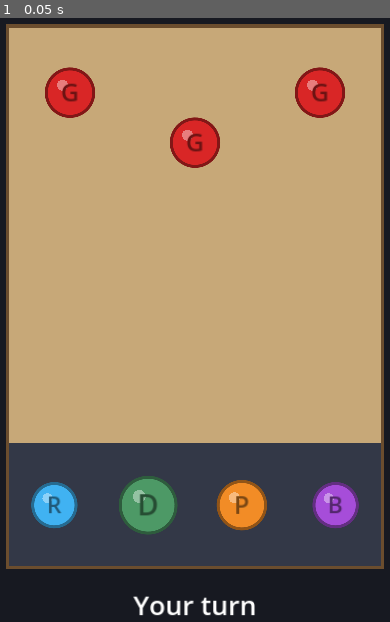
Above: before the commit, frame 1.
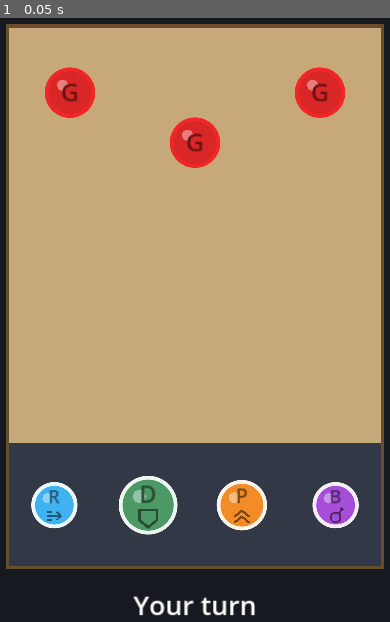
Above: after the commit, the same moment.

Repository: codercroft/Flick-Figures
Game: Godot game, scene res://scenes/main.tscn
The game is run twice, just before and just after one commit, with the same random seed, the same clock (stepped at 60 frames per second) and the same inputs.
Inputs:
- Up to frame 1 (0.05 s): no input

The runs differ from the first frame. In frame 1, 2.2% of the frame differs, in the area x 7-93%, y 8-86%.

Commit message:
Add six new figures with abilities, figure registry, labels and icons
Co-Authored-By: Claude Sonnet 5.5 <noreply@anthropic.com>
Claude-Session: https://claude.ai/code/session_01CJYKLDzyQUZGsZgothDQCe

Diff:
--- /dev/null
+++ b/resources/figure_registry.tres
@@ -0,0 +1,20 @@
+[gd_resource type="Resource" script_class="FigureRegistry" load_steps=14 format=3]
+
+[ext_resource type="Script" path="res://scripts/figure_registry.gd" id="1"]
+[ext_resource type="Script" path="res://scripts/figure_data.gd" id="2"]
+[ext_resource type="Resource" path="res://resources/figures/grunt.tres" id="3"]
+[ext_resource type="Resource" path="res://resources/figures/crazy_man.tres" id="4"]
+[ext_resource type="Resource" path="res://resources/figures/bumper.tres" id="5"]
+[ext_resource type="Resource" path="res://resources/figures/firecracker.tres" id="6"]
+[ext_resource type="Resource" path="res://resources/figures/roller.tres" id="7"]
+[ext_resource type="Resource" path="res://resources/figures/duwall.tres" id="8"]
+[ext_resource type="Resource" path="res://resources/figures/powerhouse.tres" id="9"]
+[ext_resource type="Resource" path="res://resources/figures/bombo.tres" id="10"]
+[ext_resource type="Resource" path="res://resources/figures/mr_potential.tres" id="11"]
+[ext_resource type="Resource" path="res://resources/figures/sneaky_bomber.tres" id="12"]
+[ext_resource type="Resource" path="res://resources/figures/magnet.tres" id="13"]
+
+[resource]
+script = ExtResource("1")
+grunts = Array[ExtResource("2")]([ExtResource("3"), ExtResource("4"), ExtResource("5"), ExtResource("6")])
+draftable = Array[ExtResource("2")]([ExtResource("7"), ExtResource("8"), ExtResource("9"), ExtResource("10"), ExtResource("4"), ExtResource("11"), ExtResource("12"), ExtResource("13"), ExtResource("5"), ExtResource("6")])
--- a/resources/figures/bombo.tres
+++ b/resources/figures/bombo.tres
@@ -11,6 +11,7 @@
 [resource]
 script = ExtResource("1")
 display_name = "Bombo"
+icon = 4
 color = Color(0.65, 0.3, 0.85, 1)
 radius = 55.0
 mass = 1.0
--- /dev/null
+++ b/resources/figures/bumper.tres
@@ -0,0 +1,18 @@
+[gd_resource type="Resource" script_class="FigureData" load_steps=4 format=3]
+
+[ext_resource type="Script" path="res://scripts/figure_data.gd" id="1"]
+[ext_resource type="Script" path="res://scripts/abilities/bumper_ability.gd" id="2"]
+
+[sub_resource type="Resource" id="Resource_1"]
+script = ExtResource("2")
+
+[resource]
+script = ExtResource("1")
+display_name = "Bumper"
+label = "BP"
+icon = 9
+color = Color(0.65, 0.4, 0.2, 1)
+radius = 70.0
+mass = 1.6
+bounce = 1.0
+ability = SubResource("Resource_1")
--- /dev/null
+++ b/resources/figures/crazy_man.tres
@@ -0,0 +1,18 @@
+[gd_resource type="Resource" script_class="FigureData" load_steps=4 format=3]
+
+[ext_resource type="Script" path="res://scripts/figure_data.gd" id="1"]
+[ext_resource type="Script" path="res://scripts/abilities/crazy_man_ability.gd" id="2"]
+
+[sub_resource type="Resource" id="Resource_1"]
+script = ExtResource("2")
+
+[resource]
+script = ExtResource("1")
+display_name = "Crazy Man"
+label = "CM"
+icon = 5
+color = Color(1.0, 0.4, 0.7, 1)
+radius = 55.0
+mass = 1.0
+bounce = 1.0
+ability = SubResource("Resource_1")
--- a/resources/figures/duwall.tres
+++ b/resources/figures/duwall.tres
@@ -5,6 +5,7 @@
 [resource]
 script = ExtResource("1")
 display_name = "Duwall"
+icon = 2
 color = Color(0.3, 0.6, 0.4, 1)
 radius = 70.0
 mass = 2.5
--- /dev/null
+++ b/resources/figures/firecracker.tres
@@ -0,0 +1,18 @@
+[gd_resource type="Resource" script_class="FigureData" load_steps=4 format=3]
+
+[ext_resource type="Script" path="res://scripts/figure_data.gd" id="1"]
+[ext_resource type="Script" path="res://scripts/abilities/firecracker_ability.gd" id="2"]
+
+[sub_resource type="Resource" id="Resource_1"]
+script = ExtResource("2")
+
+[resource]
+script = ExtResource("1")
+display_name = "Firecracker"
+label = "FC"
+icon = 10
+color = Color(0.7, 0.9, 0.2, 1)
+radius = 50.0
+mass = 0.8
+bounce = 0.7
+ability = SubResource("Resource_1")
--- /dev/null
+++ b/resources/figures/magnet.tres
@@ -0,0 +1,18 @@
+[gd_resource type="Resource" script_class="FigureData" load_steps=4 format=3]
+
+[ext_resource type="Script" path="res://scripts/figure_data.gd" id="1"]
+[ext_resource type="Script" path="res://scripts/abilities/magnet_ability.gd" id="2"]
+
+[sub_resource type="Resource" id="Resource_1"]
+script = ExtResource("2")
+
+[resource]
+script = ExtResource("1")
+display_name = "Magnet"
+label = "MG"
+icon = 8
+color = Color(0.1, 0.7, 0.65, 1)
+radius = 60.0
+mass = 1.2
+bounce = 0.7
+ability = SubResource("Resource_1")
--- /dev/null
+++ b/resources/figures/mr_potential.tres
@@ -0,0 +1,18 @@
+[gd_resource type="Resource" script_class="FigureData" load_steps=4 format=3]
+
+[ext_resource type="Script" path="res://scripts/figure_data.gd" id="1"]
+[ext_resource type="Script" path="res://scripts/abilities/mr_potential_ability.gd" id="2"]
+
+[sub_resource type="Resource" id="Resource_1"]
+script = ExtResource("2")
+
+[resource]
+script = ExtResource("1")
+display_name = "Mr Potential"
+label = "MP"
+icon = 6
+color = Color(0.95, 0.85, 0.25, 1)
+radius = 60.0
+mass = 1.0
+bounce = 0.7
+ability = SubResource("Resource_1")
--- a/resources/figures/powerhouse.tres
+++ b/resources/figures/powerhouse.tres
@@ -5,6 +5,7 @@
 [resource]
 script = ExtResource("1")
 display_name = "Powerhouse"
+icon = 3
 color = Color(0.95, 0.55, 0.15, 1)
 radius = 60.0
 mass = 1.0
--- a/resources/figures/roller.tres
+++ b/resources/figures/roller.tres
@@ -5,6 +5,7 @@
 [resource]
 script = ExtResource("1")
 display_name = "Roller"
+icon = 1
 color = Color(0.25, 0.7, 0.95, 1)
 radius = 55.0
 mass = 0.8
--- /dev/null
+++ b/resources/figures/sneaky_bomber.tres
@@ -0,0 +1,18 @@
+[gd_resource type="Resource" script_class="FigureData" load_steps=4 format=3]
+
+[ext_resource type="Script" path="res://scripts/figure_data.gd" id="1"]
+[ext_resource type="Script" path="res://scripts/abilities/sneaky_bomber_ability.gd" id="2"]
+
+[sub_resource type="Resource" id="Resource_1"]
+script = ExtResource("2")
+
+[resource]
+script = ExtResource("1")
+display_name = "Sneaky Bomber"
+label = "SB"
+icon = 7
+color = Color(0.2, 0.25, 0.6, 1)
+radius = 55.0
+mass = 0.9
+bounce = 0.7
+ability = SubResource("Resource_1")
--- /dev/null
+++ b/scripts/abilities/bumper_ability.gd
@@ -0,0 +1,17 @@
+class_name BumperAbility
+extends FigureAbility
+## Anything that bounces off it gets extra knockback, away from the bumper.
+
+## Extra push as a fraction of the other figure's speed after the bounce.
+@export var bump_ratio := 0.8
+## Ignore bounces slower than this (px/s).
+@export var min_bump_speed := 100.0
+@export var max_bump_speed := 1800.0
+
+
+func on_hit(figure: Figure, other: Figure) -> void:
+	var speed := other.linear_velocity.length()
+	if speed < min_bump_speed:
+		return
+	var away := (other.global_position - figure.global_position).normalized()
+	other.take_knockback(away * minf(speed * bump_ratio, max_bump_speed) * other.mass, figure)
--- /dev/null
+++ b/scripts/abilities/crazy_man_ability.gd
@@ -0,0 +1,12 @@
+class_name CrazyManAbility
+extends FigureAbility
+## Bounces off anything faster than it arrived. (Godot adds two bounce values together and
+## caps them at 1, so a high bounce alone only gets you a perfect bounce, not more.)
+
+## Speed multiplier applied after each bump (1.3 = leaves 30% faster than a perfect bounce).
+@export var bounce_boost := 1.3
+@export var max_speed := 3000.0
+
+
+func on_hit(figure: Figure, _other: Figure) -> void:
+	figure.linear_velocity = (figure.linear_velocity * bounce_boost).limit_length(max_speed)
--- a/scripts/abilities/figure_ability.gd
+++ b/scripts/abilities/figure_ability.gd
@@ -1,7 +1,7 @@
 class_name FigureAbility
 extends Resource
 ## Base class for figure abilities. Make a new ability by extending this script and
-## overriding any of the hooks below. Every figure gets its own copy of its ability,
+## overriding any of the hooks below. There are event hooks (on_*) and one modifier hook. Every figure gets its own copy of its ability,
 ## so it is safe to keep per-figure state in variables.
 
 
@@ -23,3 +23,14 @@
 ## This figure was pushed by an explosion set off by `source`.
 func on_exploded(_figure: Figure, _source: Figure) -> void:
 	pass
+
+
+## Called every physics frame (for abilities that act continuously, like a magnet).
+func on_physics_process(_figure: Figure, _delta: float) -> void:
+	pass
+
+
+## Modifier, not an event: how much knockback `figure` takes from `source` (a figure that hit
+## it or exploded next to it; null if unknown). 1.0 = normal, 2.0 = double.
+func get_knockback_multiplier(_figure: Figure, _source: Figure) -> float:
+	return 1.0
--- /dev/null
+++ b/scripts/abilities/firecracker_ability.gd
@@ -0,0 +1,18 @@
+class_name FirecrackerAbility
+extends FigureAbility
+## Explodes when hit by an explosion, which can set off other firecrackers (chain reactions).
+
+@export var explosion_radius := 260.0
+@export var explosion_force := 1500.0
+## After exploding it ignores explosions for this long (ms), so a chain can't loop forever.
+@export var rearm_ms := 1500
+
+var _last_exploded_ms := -100000
+
+
+func on_exploded(figure: Figure, _source: Figure) -> void:
+	var now := Time.get_ticks_msec()
+	if now - _last_exploded_ms < rearm_ms:
+		return
+	_last_exploded_ms = now
+	figure.explode(explosion_radius, explosion_force)
--- /dev/null
+++ b/scripts/abilities/magnet_ability.gd
@@ -0,0 +1,23 @@
+class_name MagnetAbility
+extends FigureAbility
+## While on the board, gently pulls moving figures toward it (friends and enemies alike).
+
+@export var pull_radius := 450.0
+## Pull (px/s per second) right next to the magnet; fades to zero at pull_radius.
+@export var pull_acceleration := 600.0
+
+
+func on_physics_process(figure: Figure, _delta: float) -> void:
+	if figure.on_deck:
+		return
+	for node in figure.get_tree().get_nodes_in_group("figures"):
+		var other := node as Figure
+		if other == figure or other.knocked_off or other.is_resting():
+			continue
+		var offset := figure.global_position - other.global_position
+		var distance := offset.length()
+		if distance >= pull_radius or distance <= figure.radius + other.radius:
+			continue  # too far, or already touching
+		# Force = mass * acceleration, so heavy figures are pulled as hard as light ones.
+		var pull := pull_acceleration * (1.0 - distance / pull_radius)
+		other.apply_central_force(offset.normalized() * pull * other.mass)
--- /dev/null
+++ b/scripts/abilities/mr_potential_ability.gd
@@ -0,0 +1,12 @@
+class_name MrPotentialAbility
+extends FigureAbility
+## While on the board, takes extra knockback from figures on his own team,
+## so you can bonk him into the other side.
+
+@export var team_knockback_multiplier := 2.0
+
+
+func get_knockback_multiplier(figure: Figure, source: Figure) -> float:
+	if source != null and not figure.on_deck and source.team == figure.team:
+		return team_knockback_multiplier
+	return 1.0
--- /dev/null
+++ b/scripts/abilities/sneaky_bomber_ability.gd
@@ -0,0 +1,25 @@
+class_name SneakyBomberAbility
+extends FigureAbility
+## If its flick ends without touching any figure, it explodes where it stops,
+## pushing away EVERY figure in range, allies included.
+
+@export var explosion_radius := 360.0
+@export var explosion_force := 2200.0
+
+var _flicking := false
+var _hit_something := false
+
+
+func on_flicked(_figure: Figure, _impulse: Vector2) -> void:
+	_flicking = true
+	_hit_something = false
+
+
+func on_hit(_figure: Figure, _other: Figure) -> void:
+	_hit_something = true
+
+
+func on_stopped(figure: Figure) -> void:
+	if _flicking and not _hit_something:
+		figure.explode(explosion_radius, explosion_force)
+	_flicking = false
--- a/scripts/figure.gd
+++ b/scripts/figure.gd
@@ -15,6 +15,8 @@
 const LAYER_FLICKED := 1 << 1  # layer 2: player figures out on the board
 const LAYER_ENEMY := 1 << 2  # layer 3: enemy figures
 const GREYED_OUT := Color(0.5, 0.5, 0.5)
+const PLAYER_RING := Color(1.0, 1.0, 1.0, 0.9)
+const ENEMY_RING := Color(0.95, 0.15, 0.15)
 ## Velocity changes smaller than this (px/s) are just damping, not a hit.
 const KNOCKBACK_MIN_CHANGE := 60.0
 const BLAST_RING_TIME := 0.35
@@ -117,12 +119,23 @@
 	var stretch := maxf(1.0 + _squash_amount, 0.2)
 	draw_set_transform(Vector2.ZERO, _squash_angle, Vector2(stretch, 1.0 / stretch) * (1.0 + _pop))
 	draw_circle(Vector2.ZERO, radius, fill)
-	draw_arc(Vector2.ZERO, radius - 3.0, 0.0, TAU, 48, fill.darkened(0.4), 6.0, true)
+	# The ring shows which side the figure is on (any figure can be on either side).
+	draw_arc(Vector2.ZERO, radius - 4.0, 0.0, TAU, 48, ENEMY_RING if team == Team.ENEMY else PLAYER_RING, 8.0, true)
 	draw_set_transform(Vector2.ZERO, 0.0, Vector2.ONE * (1.0 + _pop))
 	draw_circle(Vector2(-radius, -radius) * 0.3, radius * 0.22, fill.lightened(0.4))
-	# First letter of the name, so you can tell figures apart.
-	draw_string(ThemeDB.fallback_font, Vector2(-radius, radius * 0.35), data.display_name.left(1),
-			HORIZONTAL_ALIGNMENT_CENTER, radius * 2.0, int(radius), fill.darkened(0.5))
+	# A short label so you can tell figures apart (the first letter of the name by default).
+	var label := data.label if data.label != "" else data.display_name.left(1)
+	var font_size := int(radius * (1.0 if label.length() <= 1 else 0.75))
+	var ink := fill.darkened(0.5)
+	if data.icon == FigureIcons.Icon.NONE:
+		draw_string(ThemeDB.fallback_font, Vector2(-radius, font_size * 0.35), label,
+				HORIZONTAL_ALIGNMENT_CENTER, radius * 2.0, font_size, ink)
+	else:
+		# Label above, little icon below.
+		font_size = int(font_size * 0.8)
+		draw_string(ThemeDB.fallback_font, Vector2(-radius, -radius * 0.08), label,
+				HORIZONTAL_ALIGNMENT_CENTER, radius * 2.0, font_size, ink)
+		FigureIcons.draw(self, data.icon, Vector2(0.0, radius * 0.46), radius * 0.3, ink)
 	draw_set_transform(Vector2.ZERO, 0.0, Vector2.ONE)
 	if _blast_progress < 1.0:
 		var ring_radius := lerpf(radius, _blast_radius, _blast_progress)
@@ -135,10 +148,12 @@
 	# Knockback multiplier: scale how much a collision changed our velocity.
 	if _skip_knockback_frames > 0:
 		_skip_knockback_frames -= 1
-	elif data.knockback_taken_multiplier != 1.0 and state.get_contact_count() > 0:
+	elif state.get_contact_count() > 0:
+		var multiplier := data.knockback_taken_multiplier \
+				* ability.get_knockback_multiplier(self, _hardest_hitter(state))
 		var change := velocity - _last_velocity
-		if change.length() > KNOCKBACK_MIN_CHANGE:
-			velocity = _last_velocity + change * data.knockback_taken_multiplier
+		if not is_equal_approx(multiplier, 1.0) and change.length() > KNOCKBACK_MIN_CHANGE:
+			velocity = _last_velocity + change * multiplier
 
 	# Damping alone never quite reaches zero, so stop crawling figures.
 	if velocity.length() < stop_speed:
@@ -152,6 +167,26 @@
 	state.linear_velocity = velocity
 	_prev_velocity = _last_velocity
 	_last_velocity = velocity
+
+
+## The touching figure we are moving fastest relative to: the one that hit us.
+func _hardest_hitter(state: PhysicsDirectBodyState2D) -> Figure:
+	var best: Figure = null
+	var best_speed := -1.0
+	for i in state.get_contact_count():
+		var other := state.get_contact_collider_object(i) as Figure
+		if other == null:
+			continue
+		var speed := (other.linear_velocity - state.linear_velocity).length()
+		if speed > best_speed:
+			best = other
+			best_speed = speed
+	return best
+
+
+func _physics_process(delta: float) -> void:
+	if not knocked_off:
+		ability.on_physics_process(self, delta)
 
 
 func _on_body_entered(body: Node) -> void:
@@ -180,10 +215,11 @@
 	flicked.emit(self, impulse)
 
 
-## Pushed by a hit-like effect (an explosion). Respects knockback_taken_multiplier.
-func take_knockback(impulse: Vector2) -> void:
+## Pushed by a hit-like effect (an explosion or bump). `source` is the figure that caused it.
+## Respects knockback_taken_multiplier and the ability's get_knockback_multiplier.
+func take_knockback(impulse: Vector2, source: Figure = null) -> void:
 	_skip_knockback_frames = 2
-	apply_central_impulse(impulse * data.knockback_taken_multiplier)
+	apply_central_impulse(impulse * data.knockback_taken_multiplier * ability.get_knockback_multiplier(self, source))
 
 
 ## Pushes every other figure within blast_radius away. The push is `force` at the
@@ -199,7 +235,7 @@
 		var distance := offset.length()
 		if distance >= blast_radius:
 			continue
-		other.take_knockback(offset.normalized() * force * (1.0 - distance / blast_radius))
+		other.take_knockback(offset.normalized() * force * (1.0 - distance / blast_radius), self)
 		other.ability.on_exploded.call_deferred(other, self)
 
 
--- a/scripts/figure_data.gd
+++ b/scripts/figure_data.gd
@@ -4,6 +4,10 @@
 ## duplicating a .tres in resources/figures/ and changing the values in the Inspector.
 
 @export var display_name := "Figure"
+## Short text drawn on the figure (e.g. "CM"). Empty = first letter of the name.
+@export var label := ""
+## Small picture drawn under the label that hints at what the figure does.
+@export var icon := FigureIcons.Icon.NONE
 @export var color := Color.WHITE
 @export var radius := 60.0
 @export var mass := 1.0
--- /dev/null
+++ b/scripts/figure_icons.gd
@@ -0,0 +1,60 @@
+class_name FigureIcons
+extends RefCounted
+## Tiny line icons drawn on figures to hint at what they do. Pure drawing code: add a new
+## entry to the enum and a new case in draw() to make another icon.
+
+enum Icon { NONE, ARROW, SHIELD, POWER, BOMB, SPRING, BONK, BURST, MAGNET, BUMPER, FIRECRACKER }
+
+
+## Draws `icon` centered at `center`, roughly `size` px from the middle to the edge.
+## Call from inside a CanvasItem's _draw().
+static func draw(canvas: CanvasItem, icon: Icon, center: Vector2, size: float, color: Color) -> void:
+	var w := maxf(size * 0.28, 2.5)  # line width
+	var s := size
+	match icon:
+		Icon.ARROW:  # moves far: speed lines and an arrowhead
+			canvas.draw_line(center + Vector2(-s, 0), center + Vector2(s, 0), color, w)
+			canvas.draw_line(center + Vector2(s * 0.3, -s * 0.6), center + Vector2(s, 0), color, w)
+			canvas.draw_line(center + Vector2(s * 0.3, s * 0.6), center + Vector2(s, 0), color, w)
+			canvas.draw_line(center + Vector2(-s, -s * 0.6), center + Vector2(-s * 0.3, -s * 0.6), color, w)
+			canvas.draw_line(center + Vector2(-s, s * 0.6), center + Vector2(-s * 0.3, s * 0.6), color, w)
+		Icon.SHIELD:  # heavy, takes less knockback
+			var points := PackedVector2Array([
+				center + Vector2(-s, -s), center + Vector2(s, -s), center + Vector2(s, s * 0.2),
+				center + Vector2(0, s), center + Vector2(-s, s * 0.2), center + Vector2(-s, -s)])
+			canvas.draw_polyline(points, color, w)
+		Icon.POWER:  # strong flick: two stacked chevrons
+			for y in [-s * 0.5, s * 0.3]:
+				canvas.draw_polyline(PackedVector2Array([
+					center + Vector2(-s, y + s * 0.5), center + Vector2(0, y - s * 0.3),
+					center + Vector2(s, y + s * 0.5)]), color, w)
+		Icon.BOMB:  # explodes on hit
+			canvas.draw_arc(center + Vector2(0, s * 0.25), s * 0.7, 0.0, TAU, 24, color, w)
+			canvas.draw_line(center + Vector2(s * 0.45, -s * 0.3), center + Vector2(s * 0.8, -s * 0.8), color, w)
+			canvas.draw_circle(center + Vector2(s * 0.9, -s * 0.95), w * 0.9, color)
+		Icon.SPRING:  # very bouncy: zigzag
+			canvas.draw_polyline(PackedVector2Array([
+				center + Vector2(-s, s * 0.6), center + Vector2(-s * 0.5, -s * 0.6),
+				center + Vector2(0, s * 0.6), center + Vector2(s * 0.5, -s * 0.6),
+				center + Vector2(s, s * 0.6)]), color, w)
+		Icon.BONK:  # takes double knockback from teammates
+			canvas.draw_string(ThemeDB.fallback_font, center + Vector2(-s * 2.0, s * 0.7), "x2",
+					HORIZONTAL_ALIGNMENT_CENTER, s * 4.0, int(s * 2.0), color)
+		Icon.BURST:  # sneaky explosion: radial lines around a dot
+			for i in 8:
+				var direction := Vector2.from_angle(TAU * i / 8.0)
+				canvas.draw_line(center + direction * s * 0.45, center + direction * s, color, w)
+			canvas.draw_circle(center, s * 0.22, color)
+		Icon.MAGNET:  # a horseshoe
+			canvas.draw_arc(center + Vector2(0, s * 0.1), s * 0.7, 0.0, PI, 16, color, w)
+			canvas.draw_line(center + Vector2(-s * 0.7, s * 0.1), center + Vector2(-s * 0.7, -s * 0.8), color, w)
+			canvas.draw_line(center + Vector2(s * 0.7, s * 0.1), center + Vector2(s * 0.7, -s * 0.8), color, w)
+		Icon.BUMPER:  # a ring with ticks pushing outward
+			canvas.draw_arc(center, s * 0.55, 0.0, TAU, 20, color, w)
+			for i in 4:
+				var direction := Vector2.from_angle(TAU * i / 4.0 + PI / 4.0)
+				canvas.draw_line(center + direction * s * 0.8, center + direction * s * 1.15, color, w)
+		Icon.FIRECRACKER:  # a stick with a lit fuse
+			canvas.draw_rect(Rect2(center + Vector2(-s * 0.35, -s * 0.4), Vector2(s * 0.7, s * 1.4)), color, false, w)
+			canvas.draw_line(center + Vector2(0, -s * 0.4), center + Vector2(s * 0.3, -s * 0.8), color, w)
+			canvas.draw_circle(center + Vector2(s * 0.45, -s * 0.95), w, color)
--- /dev/null
+++ b/scripts/figure_registry.gd
@@ -0,0 +1,30 @@
+class_name FigureRegistry
+extends Resource
+## Which figures exist and how a run may use them. A figure can be in both lists.
+
+## Basic figures the enemy side fields.
+@export var grunts: Array[FigureData] = []
+## Figures the player can be offered in a draft.
+@export var draftable: Array[FigureData] = []
+
+
+func random_grunt() -> FigureData:
+	return grunts.pick_random() if not grunts.is_empty() else null
+
+
+## Up to `count` different draftable figures, skipping any in `exclude`.
+func random_draftable(count: int, exclude: Array[FigureData] = []) -> Array[FigureData]:
+	var pool: Array[FigureData] = []
+	for figure in draftable:
+		if not exclude.has(figure):
+			pool.append(figure)
+	pool.shuffle()
+	return pool.slice(0, count)
+
+
+func is_grunt(figure: FigureData) -> bool:
+	return grunts.has(figure)
+
+
+func is_draftable(figure: FigureData) -> bool:
+	return draftable.has(figure)
Not shown, changed: CLAUDE.md
